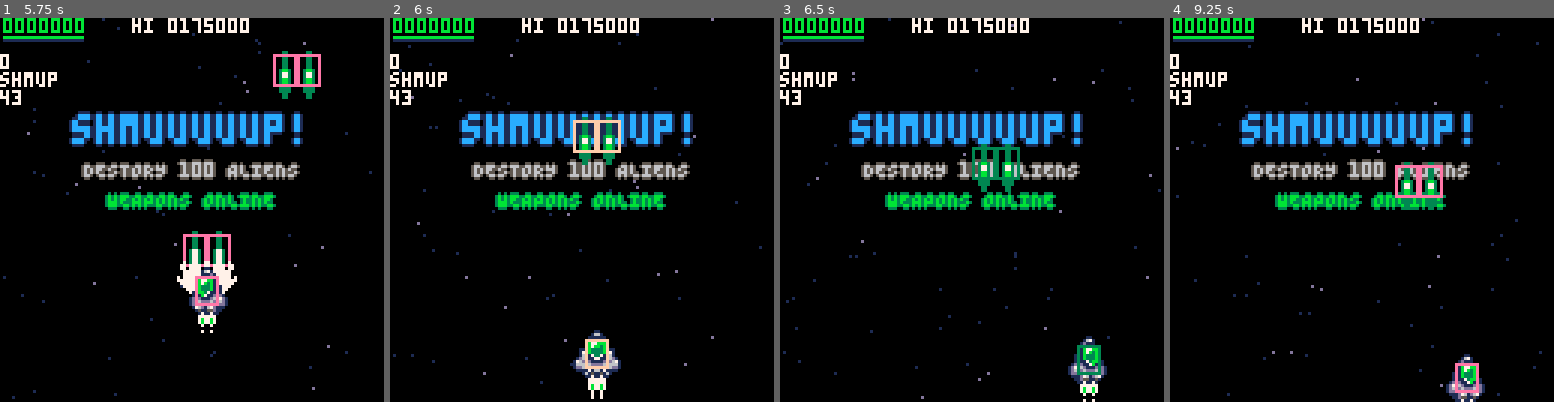
Above: before the commit, frames 1-4 (left to right).
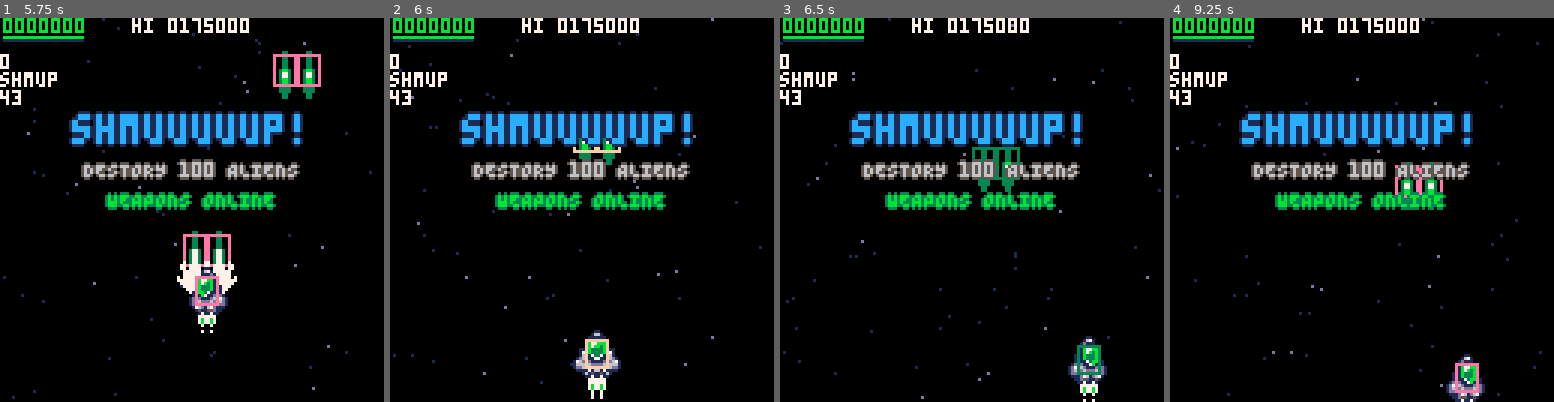
Above: after the commit, the same moments.

Repository: wimpysworld/antsy-alien-attack-pico
Game: PICO-8 cartridge main.p8
Two runs of this game, one before a commit and one after it. Both use one fixed random seed, a clock stepped at 60 frames per second and the inputs below.
Inputs:
- Up to frame 1 (5.75 s): tap X (X key) at 0.33, 1.07, 1.85, 2.97, 4.08, 5.2 s; tap O (Z key) at 0.7, 1.7, 2.1, 2.5, 2.9, 3.3, 3.7, 4.1, 4.5, 4.9, 5.3, 5.7 s; hold Right 1.6-2.1 s; hold Up 2.15-2.42 s; hold Right 2.47-3.03 s; hold Left 3.08-3.58 s; hold Down 3.63-3.97 s; hold Right 4.02-4.68 s; hold Up 4.73-5.03 s; hold Left 5.08-5.68 s; hold Down from 5.73 s (still down)
- Up to frame 2 (6 s): keep holding Down
- Up to frame 3 (6.5 s): release Down at 6.03 s; hold Right from 6.08 s (still down); tap O (Z key) at 6.1 s; tap X (X key) at 6.32 s
- Up to frame 4 (9.25 s): tap O (Z key) every 0.4 s from 6.5 to 8.9 s; release Right at 6.58 s; hold Right 6.63-7.13 s; hold Up 7.18-7.45 s; tap X (X key) at 7.43, 8.55 s; hold Right 7.5-8.07 s; hold Left 8.12-8.62 s; hold Down 8.67-9 s; hold Right from 9.05 s (still down)

Frame 1 is identical in both runs. In frame 2, 0.6% of the frame differs, in the area x 47-61%, y 25-39%; in frame 3, 0.4%; in frame 4, 0.4%.

Commit message:
feat: display objective progress in the HUD
If gamestate._hud_target is defined, show the progress towards completing the current objective. Can be used for boss fights and such.

Any kind of progress can be displayed via:
- hud_target
- hud_progress

Diff:
--- a/main.p8
+++ b/main.p8
@@ -865,14 +865,21 @@
  draw_stars()
  draw_aliens()
 
- //mini-game mission brief
- draw_mission()
-
  draw_players()
  draw_shockwaves()
  draw_debris()
  draw_explosions()
  print_fx("hi "..numtostr(hi_score,7),_center("hi 0000000",4),0,7)
+
+ //mini-game hud
+ if gamestate.hud_target then
+   line(44,6,82,6,9)
+   if gamestate.hud_progress>0 then
+    line(44,6,44+round(38/100*(gamestate.hud_progress/gamestate.hud_target*100)),6,10)
+   end
+ end
+ //mini-game mission brief
+ draw_mission()
 end
 
 // recreated for each objective
